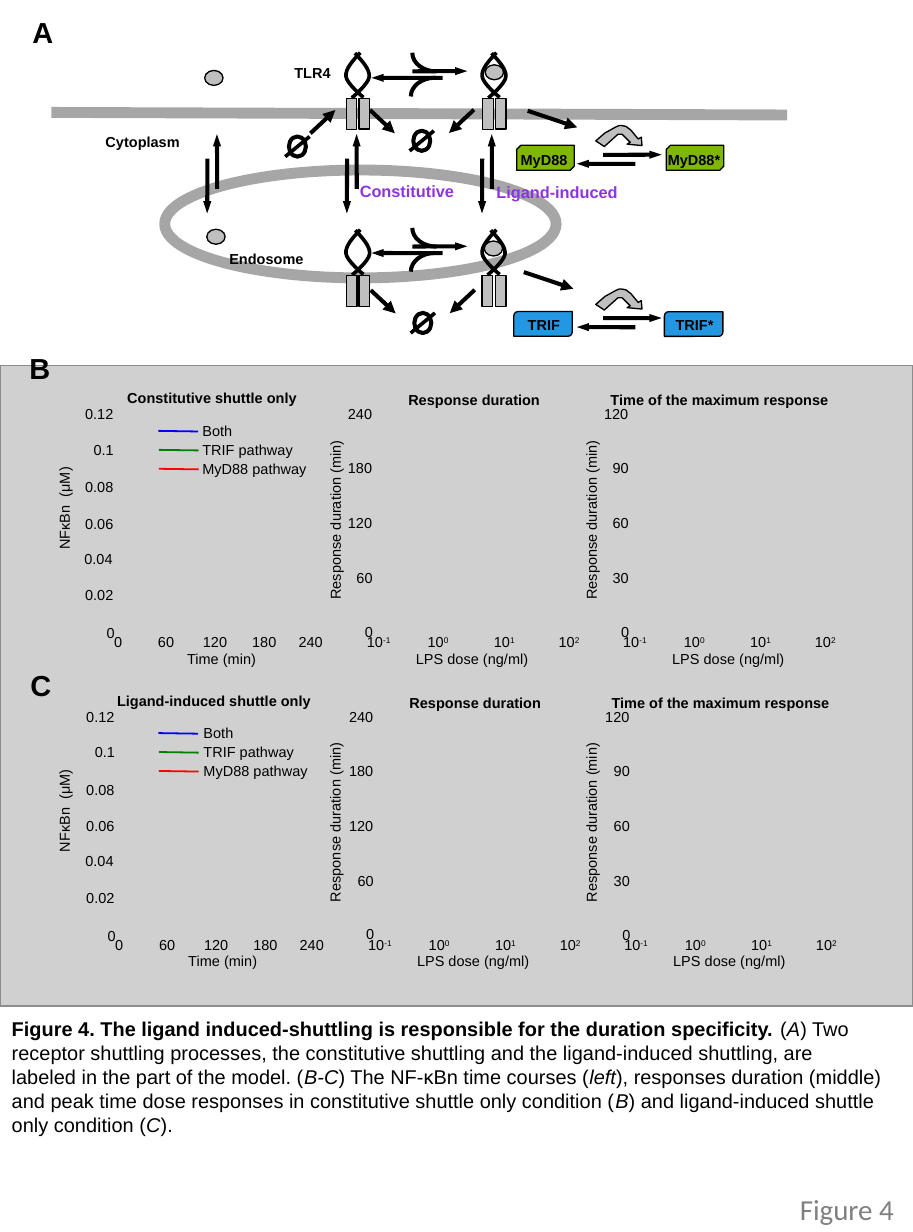
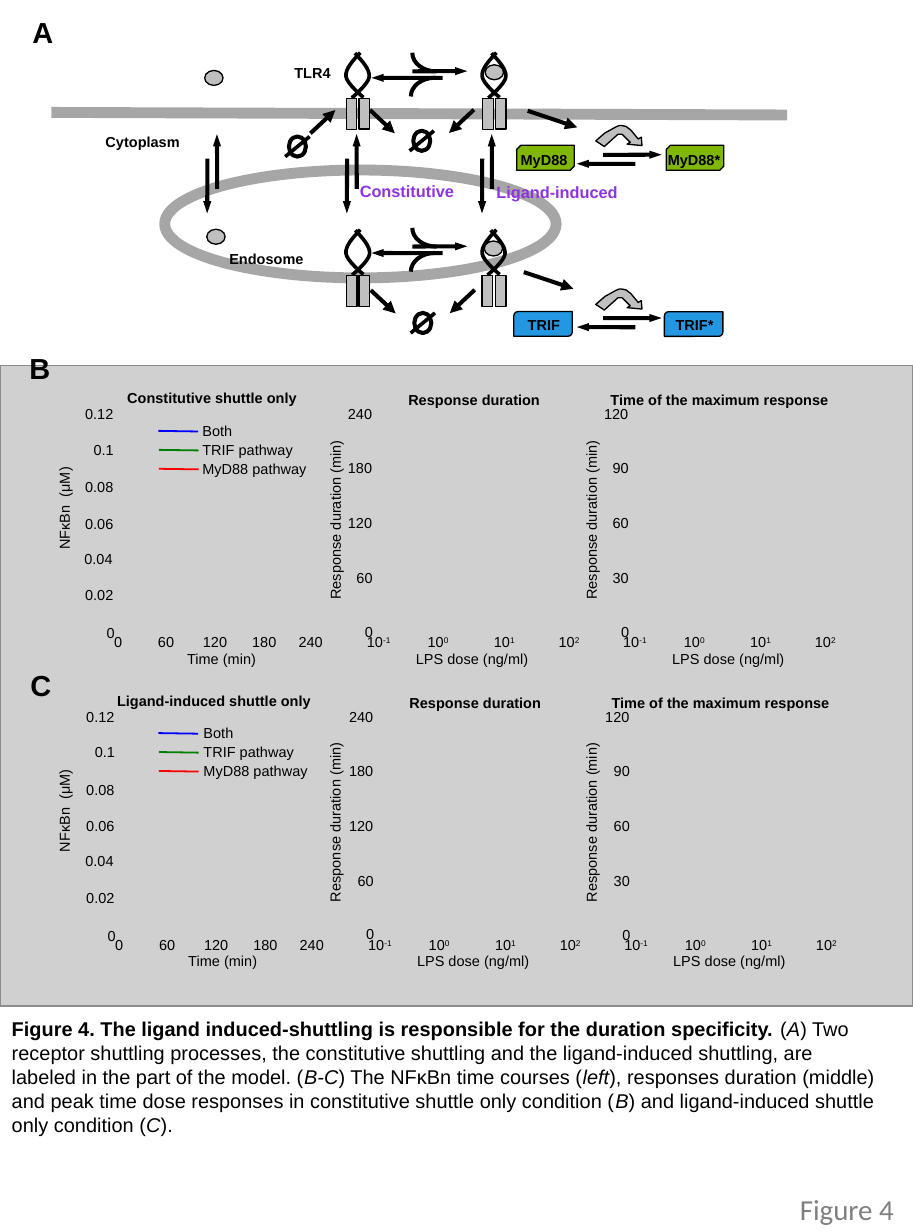
Before and after one commit to biomystery/TLR4, a slide deck: slide 4 of TLR_ver4.5_new_PNAS.pptx. Drawn at 913x1232 pixels with LibreOffice and Linux fonts; fonts in the diff are those of the drawing; grey boxes stand for pictures. Boxes give left, top, right and bottom in pixels: in the first picture for what was removed or moved away, otherwise in the second. Text is boxed around its words. In the diff, an @@ line names an element or a change of style, - is before the commit and + after.

```diff
--- a/TLR_ver4.5_new_PNAS.pptx
+++ b/TLR_ver4.5_new_PNAS.pptx
@@ text at [12,1021,874,1136]: text changed @@
-Figure 4. The ligand induced-shuttling is responsible for the duration specificity. (A) Two receptor shuttling processes, the constitutive shuttling and the ligand-induced shuttling, are labeled in the part of the model. (B-C) The NF-κBn time courses (left), responses duration (middle) and peak time dose responses in constitutive shuttle only condition (B) and ligand-induced shuttle only condition (C).
+Figure 4. The ligand induced-shuttling is responsible for the duration specificity. (A) Two receptor shuttling processes, the constitutive shuttling and the ligand-induced shuttling, are labeled in the part of the model. (B-C) The NFκBn time courses (left), responses duration (middle) and peak time dose responses in constitutive shuttle only condition (B) and ligand-induced shuttle only condition (C).
```
Also in this commit, not shown: 5 other slides changed, 46 other files.
